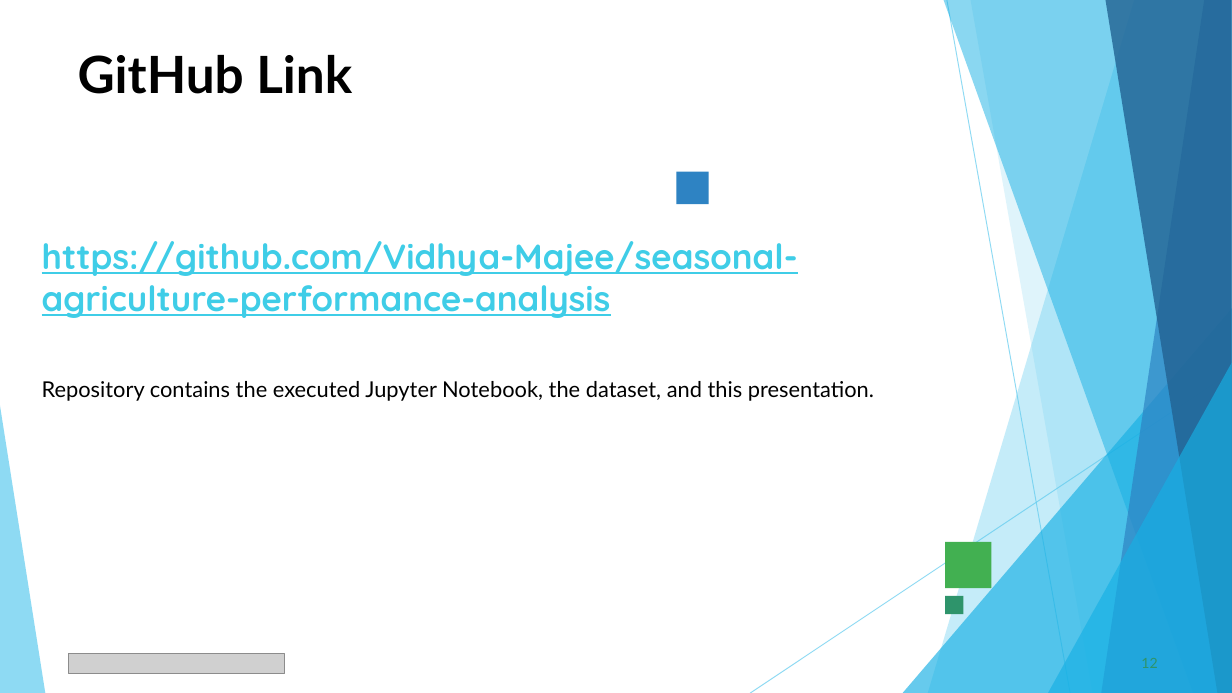
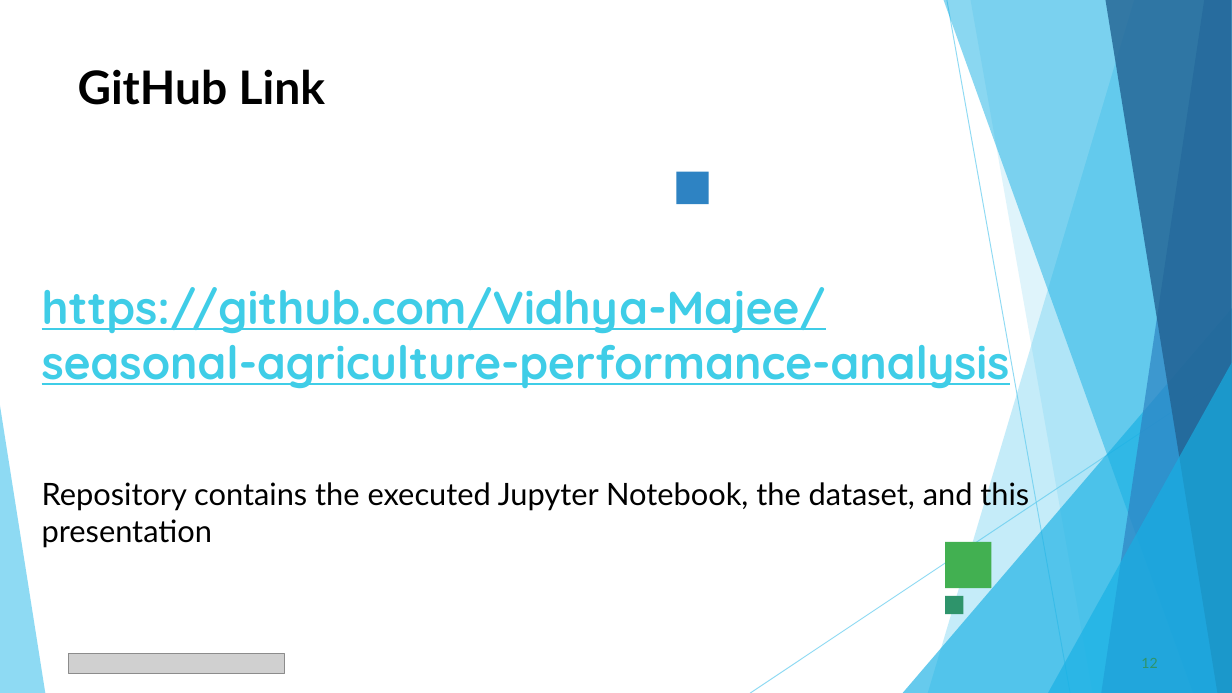
Before and after one commit to Vidhya-Majee/seasonal-agriculture-performance-analysis, a slide deck: slide 12 of Vidhya_Majee___VOIS_Major_Project_PPT_Seasonal_Agriculture_Performance_Analysis.pptx. Drawn at 1232x693 pixels with LibreOffice and Linux fonts; fonts in the diff are those of the drawing; grey boxes stand for pictures. Boxes give left, top, right and bottom in pixels: in the first picture for what was removed or moved away, otherwise in the second. Text is boxed around its words. In the diff, an @@ line names an element or a change of style, - is before the commit and + after.

Commit message:
Seasonal Agriculture Performance Analysis-MAJOR PROJECT

```diff
--- a/Vidhya_Majee___VOIS_Major_Project_PPT_Seasonal_Agriculture_Performance_Analysis.pptx
+++ b/Vidhya_Majee___VOIS_Major_Project_PPT_Seasonal_Agriculture_Performance_Analysis.pptx
@@ title "GitHub Link": place and size @@
-title "GitHub Link" at [78, 55, 352, 94]
+title "GitHub Link" at [78, 69, 325, 105]
@@ title "GitHub Link" at [78, 69, 325, 105]: size 40 to 36 pt @@
@@ text "https://github.com/Vidhya-Majee/seasonal-agriculture-perform ...": place and size @@
-text "https://github.com/Vidhya-Majee/seasonal-agriculture-perform ..." at [42, 241, 874, 401]
+text "https://github.com/Vidhya-Majee/seasonal-agriculture-perform ..." at [42, 287, 1029, 511]
@@ text at [42, 287, 1010, 389]: size 27.2 to 36 pt in "https://github.com/Vidhya-Majee/seasonal-agriculture-perform ..."; more space between paragraphs @@
@@ text at [42, 478, 1029, 511]: text changed; size 17 to 24 pt @@
-Repository contains the executed Jupyter Notebook, the dataset, and this presentation.
+Repository contains the executed Jupyter Notebook, the dataset, and this presentation
```
Also in this commit, not shown: 3 other slides changed.
